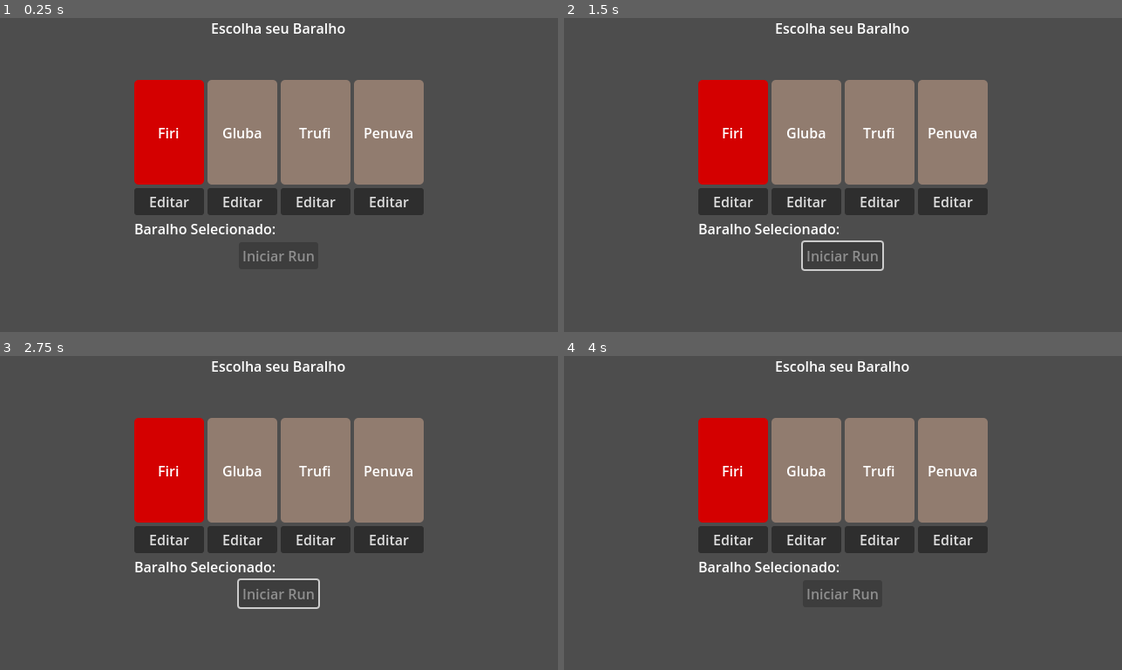
Above: before the commit, frames 1-4 (two rows, left to right).
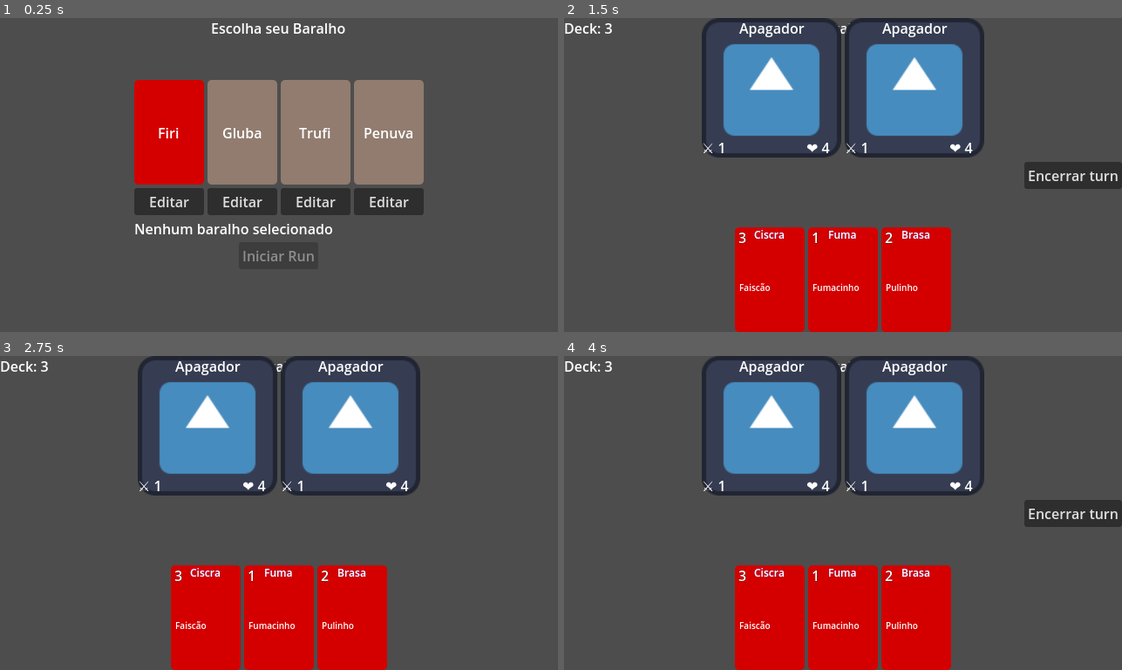
Above: after the commit, the same moments.

Repository: JonathanGoveira/CardGameTemplateGodot
Game: Godot game, scene res://scenes/pre_run_deck_selector.tscn
Same seed, same stepped clock (60 frames per second), same inputs: the game is played once before the commit and once after it. The engine's default icon, where the game draws it, is replaced by a stand-in: a white triangle on a blue panel in a dark square.
Inputs (mouse positions are in pixels of both pictures, inside the frame that each line leads up to):
- Up to frame 1 (0.25 s): no input
- Up to frame 2 (1.5 s): click "Firi" at 0.5 s; click (843, 256) at 1.25 s, where only the run after the commit has a clickable "Iniciar Run"
- Up to frame 3 (2.75 s): click (507, 513) at 2 s, where only the run after the commit has a clickable "Encerrar turn"
- Up to frame 4 (4 s): click (731, 538) at 2.75 s, where only the run before the commit has a clickable "Editar"; click (803, 469) at 3.5 s, where only the run before the commit has a clickable "Gluba"

The runs differ from the first frame. In frame 1, 0.7% of the frame differs, in the area x 24-60%, y 65-69%; in frame 2, 41%, in the area x 0-100%, y 0-100%; in frame 3, 40%; in frame 4, 41%.
Error before the commit: Invalid assignment of property or key 'text' with value of type 'String' on a base object of type 'HBoxContainer'. (res://scripts/run/pre_run_deck_selector.gd:…

Commit message:
Update pre run deck selector

Diff:
--- a/cardgametemplate/project.godot
+++ b/cardgametemplate/project.godot
@@ -33,6 +33,5 @@
 
 [rendering]
 
-textures/canvas_textures/default_texture_filter=0
 renderer/rendering_method="gl_compatibility"
 renderer/rendering_method.mobile="gl_compatibility"
--- a/cardgametemplate/scenes/pre_run_deck_selector.tscn
+++ b/cardgametemplate/scenes/pre_run_deck_selector.tscn
@@ -58,7 +58,7 @@
 
 [node name="Deck" type="Label" parent="MarginContainer/VBoxContainer"]
 layout_mode = 2
-text = "Baralho Selecionado: "
+text = "Nenhum baralho selecionado"
 
 [node name="Iniciar" type="Button" parent="MarginContainer/VBoxContainer"]
 layout_mode = 2
@@ -67,3 +67,4 @@
 text = "Iniciar Run"
 
 [connection signal="deck_selecionado" from="MarginContainer/VBoxContainer/Decks/DeckSelectorEntry" to="." method="_on_deck_selecionado"]
+[connection signal="pressed" from="MarginContainer/VBoxContainer/Iniciar" to="." method="_on_start_pressed"]
--- a/cardgametemplate/scripts/run/pre_run_deck_selector.gd
+++ b/cardgametemplate/scripts/run/pre_run_deck_selector.gd
@@ -1,15 +1,15 @@
 extends Node
 
 @onready var iniciar_button = $MarginContainer/VBoxContainer/Iniciar
-@onready var label_selecao = $MarginContainer/VBoxContainer/Decks
+@onready var label_selecao = $MarginContainer/VBoxContainer/Deck
+var cartas: Array[CardData] = []
 
 func _ready():
 	iniciar_button.disabled = true
 
 func _on_deck_selecionado(nome: String):
-	var pasta = "res://scripts/cards/data/" + nome.to_lower()
+	var pasta = "res://data/cards/" + nome.to_lower()
 	var carta_paths = pegar_caminhos_tres_na_pasta(pasta)
-	var cartas: Array[CardData] = []
 
 	for path in carta_paths:
 		var res = load(path)
@@ -17,7 +17,7 @@
 			cartas.append(res)
 
 	DeckData.definir_deck(cartas)
-	label_selecao.text = "Selecionado: " + nome
+	label_selecao.text = "Baralho de " + nome + " Selecionado!"
 	iniciar_button.disabled = false
 
 func pegar_caminhos_tres_na_pasta(pasta: String) -> Array:
@@ -31,3 +31,13 @@
 				paths.append(pasta + "/" + file_name)
 			file_name = dir.get_next()
 	return paths
+
+
+
+func _on_start_pressed() -> void:
+	DeckData.deck_atual = cartas.duplicate()
+	RunManager.iniciar_run()
+
+	#var caminho_batalha = "res://scenes/battle/battle_scene.tscn"
+	#get_tree().change_scene_to_file(caminho_batalha)
+	print("Mudando para a cena de batalha...")
